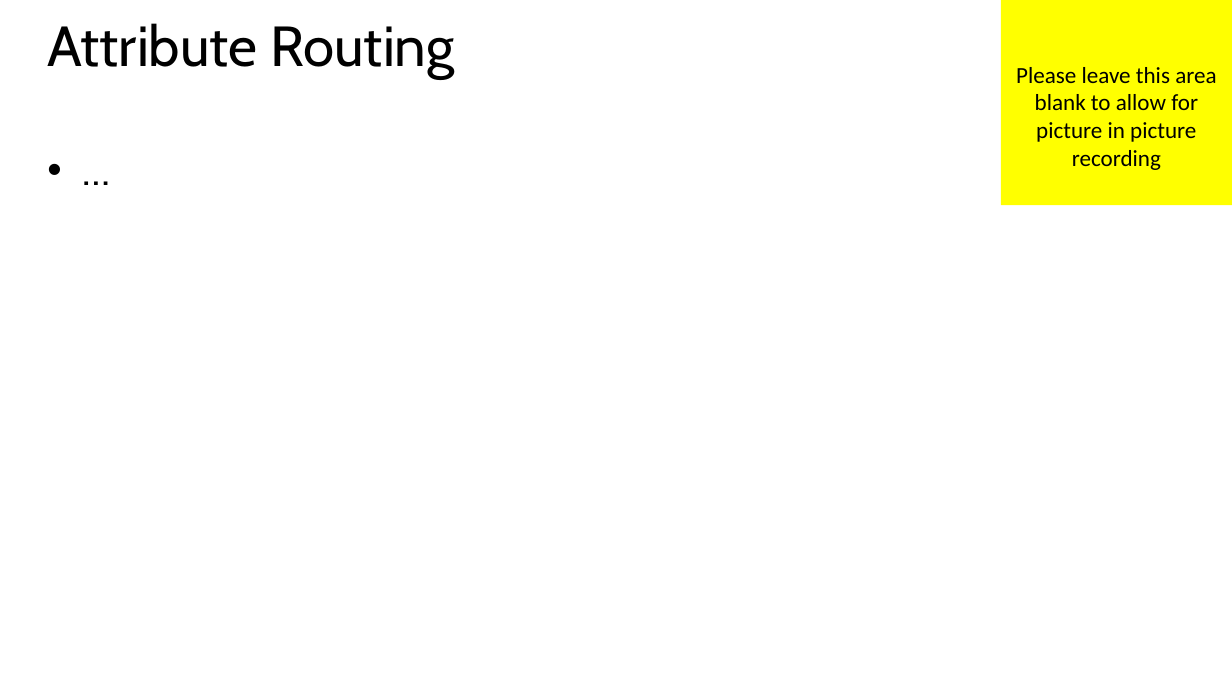
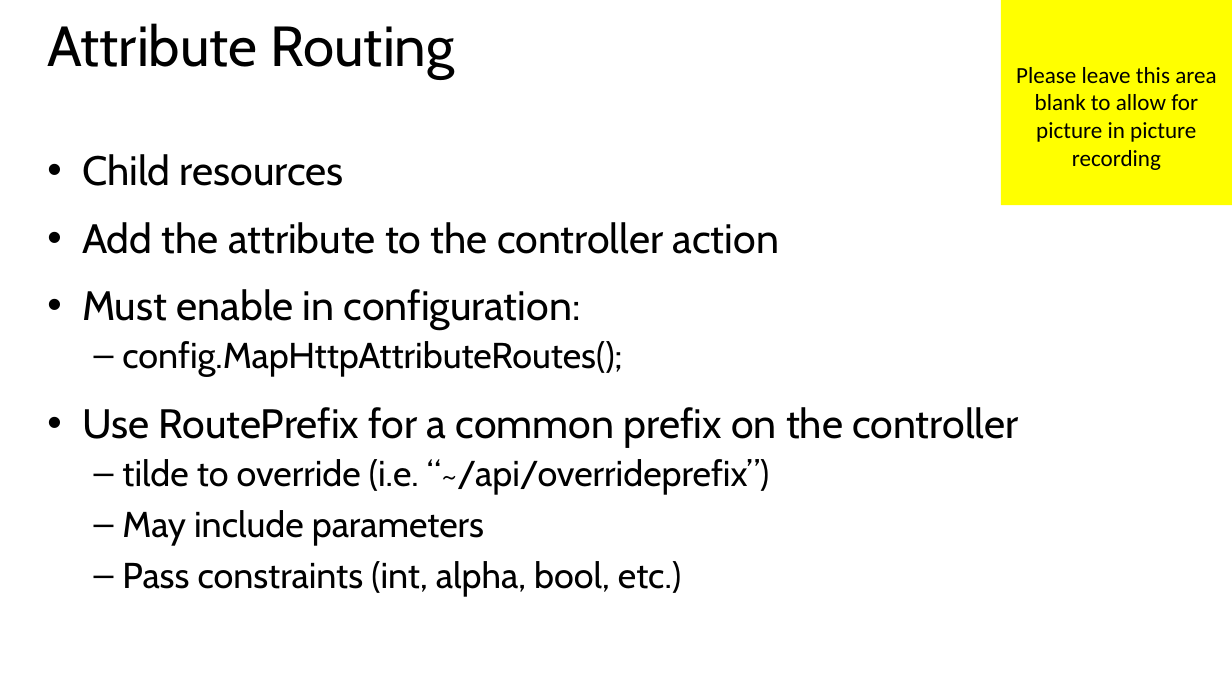
Before and after one commit to HydAu/GeekTrainer_WebAPI, a slide deck: slide 9 of Slides/Module 3 - Web API Configuration.pptx (slide 8 before the commit). Drawn at 1232x693 pixels with LibreOffice and Linux fonts; fonts in the diff are those of the drawing. Boxes give left, top, right and bottom in pixels: in the first picture for what was removed or moved away, otherwise in the second. Text is boxed around its words. In the diff, an @@ line names an element or a change of style, - is before the commit and + after.

Commit message:
Add examples for routes and actions
Added examples and extended deck

```diff
--- a/Slides/Module 3 - Web API Configuration.pptx
+++ b/Slides/Module 3 - Web API Configuration.pptx
@@ text at (82, 154, 1018, 597): text changed; size 32 to 28 pt @@
-• …
+• Child resources
+• Add the attribute to the controller action
+• Must enable in configuration:
+  – config.MapHttpAttributeRoutes();
+• Use RoutePrefix for a common prefix on the controller
+  – tilde to override (i.e. “~/api/overrideprefix”)
+  – May include parameters
+  – Pass constraints (int, alpha, bool, etc.)
```
Also in this commit, not shown: 2 other slides changed, 2 slides added, 13 other files.
